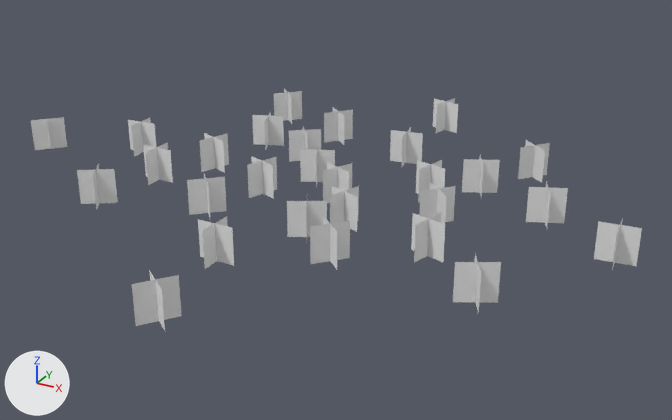
Two versions of the OBJ model GameEngine_Android/app/src/main/res/raw/flower.obj, one commit apart.
Camera for both pictures: a 50 mm camera at (14.1, -24.5, 12.0) aimed at (0.3, 0.6, -0.6). Arrows for +X, +Y and +Z are at lower left; the lights stay in place. Where no turn or scale is listed for an object, it has been applied to the vertices.
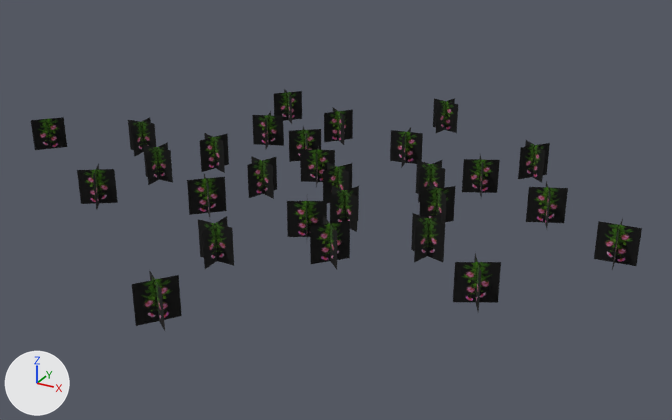
The newer file is also rescaled (x1.019), turned or shifted as a whole; pictures and numbers use the older file's frame.

Boxes [x1, y1, x2, y2] around the edits, measured in the pictures (672 x 420 px):
'Plane', recoloured (grey to black): [31, 89, 642, 331] in both

The edits, one by one:
Picture 'flower.png' (img_flower_png) is new.
Material 'Flower' (mat_flower) is new.
Its texture is img_flower_png.
Its roughness is 1.0.
me_plane has 224 vertices, 112 faces and spans x -12.1..10.2, y -9.0..9.7, z -0.2..1.0.
me_plane no longer uses material mat_none (white #e7e7e7).
me_plane now uses material mat_flower (picture img_flower_png).
